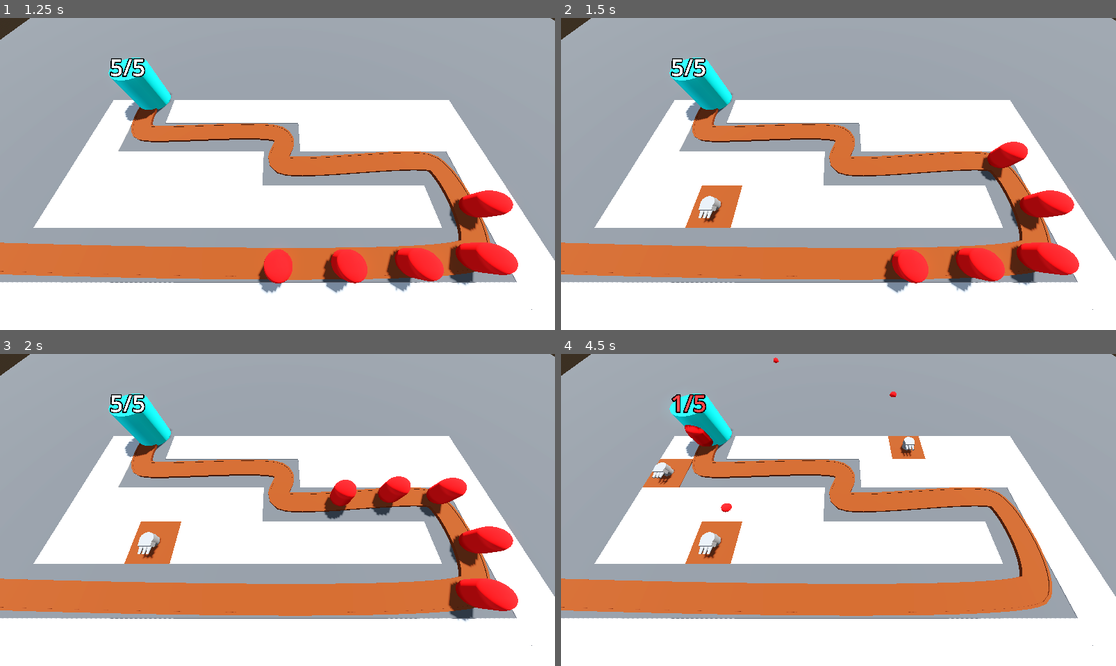
Above: before the commit, frames 1-4 (two rows, left to right).
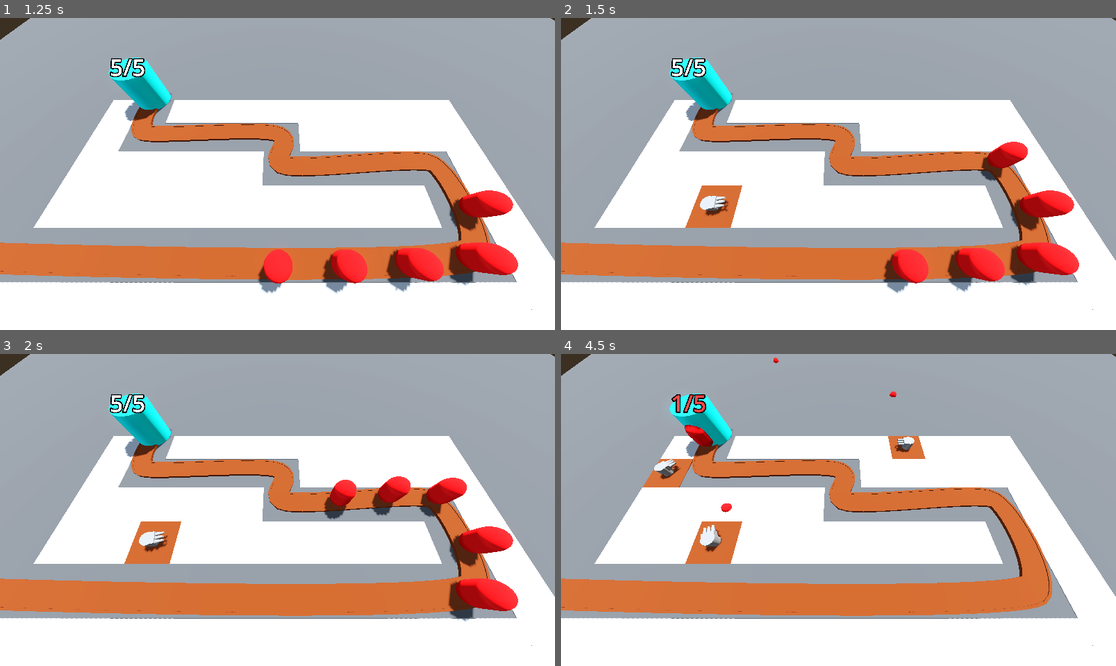
Above: after the commit, the same moments.

Repository: CSbean/Barbarian-Blaster
Game: Godot game, scene res://Scenes/bace_levle.tscn
The game is run twice, just before and just after one commit, with the same random seed, the same clock (stepped at 60 frames per second) and the same inputs.
Inputs (mouse positions are in pixels of both pictures, inside the frame that each line leads up to):
- Up to frame 1 (1.25 s): move the mouse to (399, 158) at 0.52 s; click (399, 158) at 0.6 s
- Up to frame 2 (1.5 s): move the mouse to (727, 189) at 1.27 s; click (727, 189) at 1.35 s
- Up to frame 3 (2 s): no input
- Up to frame 4 (4.5 s): move the mouse to (894, 441) at 2.02 s; click (894, 441) at 2.1 s; move the mouse to (810, 572) at 2.77 s; click (810, 572) at 2.85 s; move the mouse to (1005, 556) at 3.52 s; click (1005, 556) at 3.6 s; move the mouse to (672, 463) at 4.27 s; click (672, 463) at 4.35 s

Frame 1 is identical in both runs. In frame 2, 0.2% of the frame differs, in the area x 24-31%, y 57-66%; in frame 3, 0.2%; in frame 4, 0.4%, in the area x 16-64%, y 26-66%.

Commit message:
rotating turret

Diff:
--- a/Scenes/bace_levle.tscn
+++ b/Scenes/bace_levle.tscn
@@ -136,6 +136,7 @@
 [node name="Base" parent="." instance=ExtResource("3_01hrb")]
 transform = Transform3D(1, 0, 0, 0, 1, 0, 0, 0, 1, -18.633997, 0, -8.032764)
 
-[node name="TurretManager" type="Node3D" parent="."]
+[node name="TurretManager" type="Node3D" parent="." node_paths=PackedStringArray("enemy_path")]
 script = ExtResource("5_jcaxl")
 turret = ExtResource("6_p66qp")
+enemy_path = NodePath("../Path3D")
--- a/Scenes/turret_manager.gd
+++ b/Scenes/turret_manager.gd
@@ -1,10 +1,11 @@
 extends Node3D
 class_name TurretManager
 
-@export var turret : PackedScene
-
+@export var turret :PackedScene
+@export var enemy_path :Path3D
 
 func build_turret(pos : Vector3)-> void:
 	var new_turret = turret.instantiate()
 	add_child(new_turret)
 	new_turret.global_position = pos
+	new_turret.enemy_path = enemy_path
--- a/turret/turret.gd
+++ b/turret/turret.gd
@@ -2,11 +2,13 @@
 
 @onready var timer: Timer = $Timer
 
-
+var enemy_path :Path3D
 var projectile = preload("res://turret/projectile.tscn")
 
 
-
+func _physics_process(delta: float) -> void:
+	var enemy = enemy_path.get_children().back()
+	look_at(enemy.global_position, Vector3.UP, true)
 
 func _on_timer_timeout() -> void:
 	var new_proj = projectile.instantiate()
